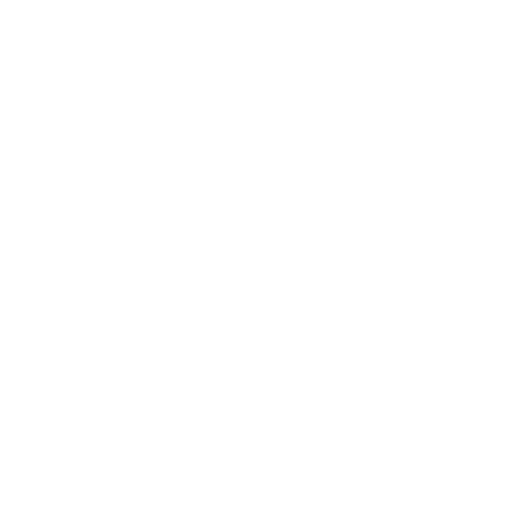
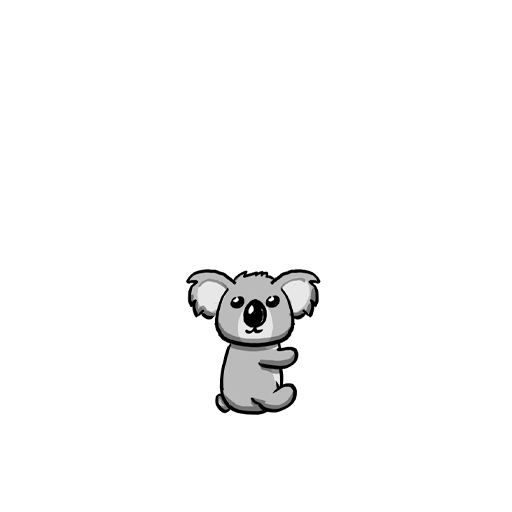
Layers edited between the first and the second w=512, h=512 image:
added layer "koala 2" above "rabbit" over 186, 268, 321, 415
